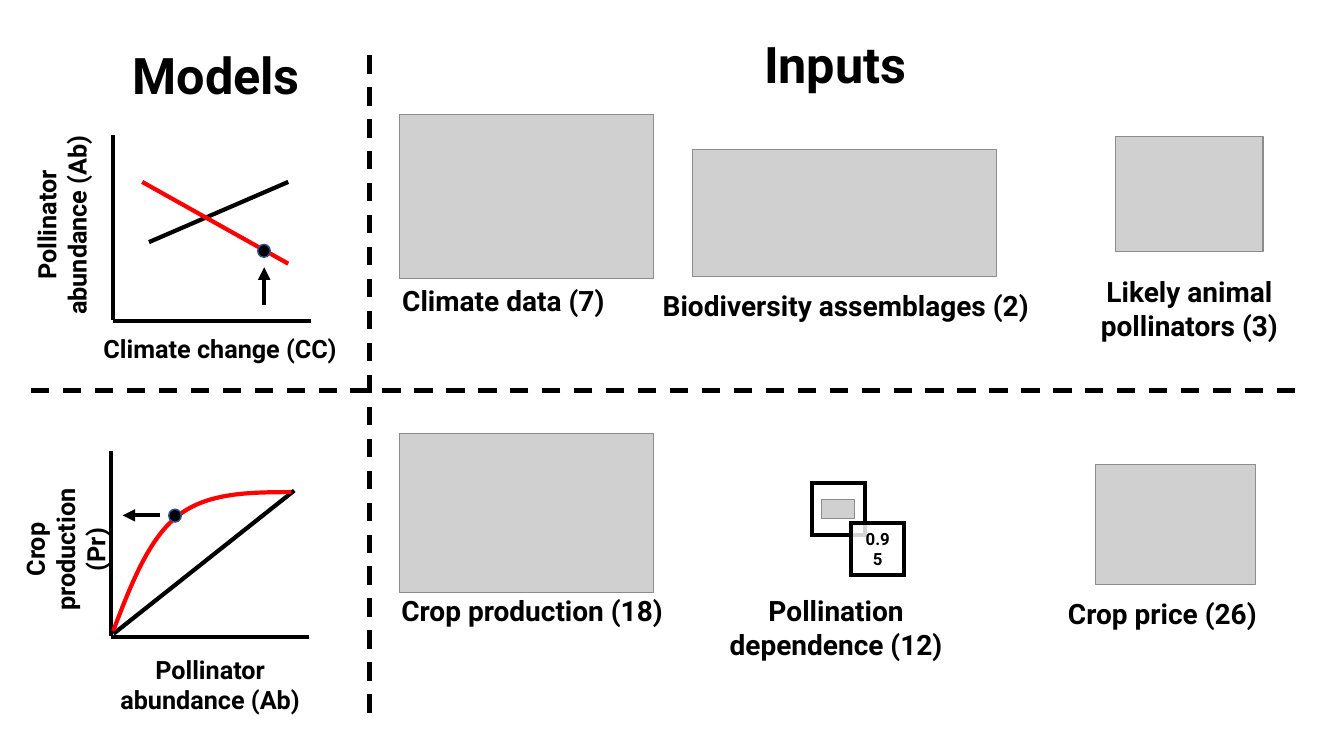
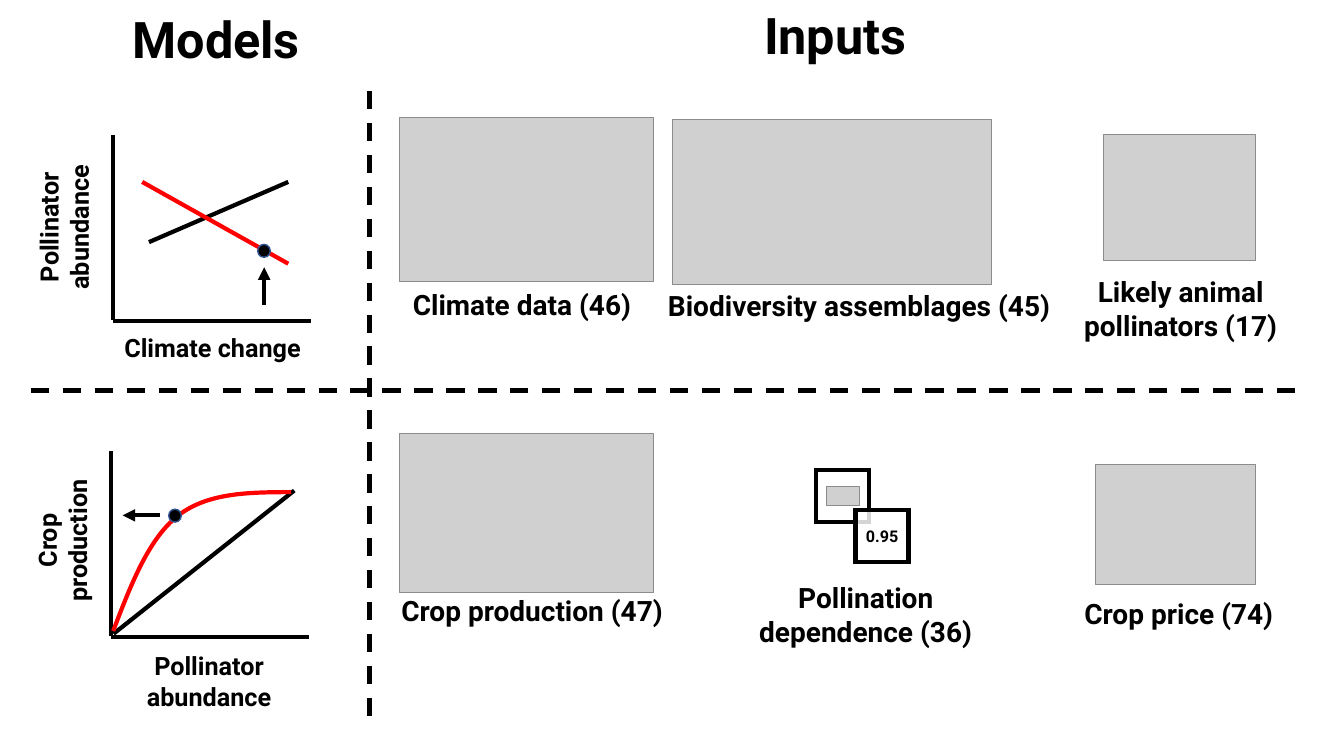
Before and after one commit to Joemillard/key_tropical_crops_at_risk_from_pollinator_loss, a slide deck: slide 1 of outputs/Figures/crop_poll_risk_schematic.pptx. Drawn at 1344x756 pixels with LibreOffice and Linux fonts; fonts in the diff are those of the drawing; grey boxes stand for pictures. Boxes give left, top, right and bottom in pixels: in the first picture for what was removed or moved away, otherwise in the second. Text is boxed around its words. In the diff, an @@ line names an element or a change of style, - is before the commit and + after.

```diff
--- a/outputs/Figures/crop_poll_risk_schematic.pptx
+++ b/outputs/Figures/crop_poll_risk_schematic.pptx
@@ text "Models": place and size @@
-text "Models" at box(132, 56, 299, 95)
+text "Models" at box(132, 20, 299, 59)
@@ text "Inputs": place and size @@
-text "Inputs" at box(764, 47, 906, 94)
+text "Inputs" at box(764, 18, 906, 65)
@@ line moved from (369, 55) - (369, 719) to (369, 91) - (369, 719) @@
@@ picture: place and size @@
-picture at box(399, 114, 653, 278)
+picture at box(399, 118, 653, 282)
@@ picture: place and size @@
-picture at box(693, 149, 996, 276)
+picture at box(673, 120, 991, 284)
@@ picture: place and size @@
-picture at box(1116, 136, 1263, 252)
+picture at box(1104, 135, 1256, 261)
@@ text at box(32, 178, 95, 285): text changed @@
-Pollinator abundance (Ab)
+Pollinator abundance
@@ text at box(413, 293, 631, 321): text changed @@
-Climate data (7)
+Climate data (46)
@@ text at box(668, 294, 1050, 322): text changed @@
-Biodiversity assemblages (2)
+Biodiversity assemblages (45)
@@ text at box(1084, 281, 1277, 342): text changed @@
-Likely animal pollinators (3)
+Likely animal pollinators (17)
@@ text at box(124, 338, 301, 363): text changed @@
-Climate change (CC)
+Climate change
@@ 2 rectangles, 1 picture: place and size @@
-2 rectangles, 1 picture at box(812, 483, 904, 575)
+2 rectangles, 1 picture at box(817, 470, 909, 562)
@@ text at box(30, 491, 94, 597): text changed @@
-Crop production (Pr)
+Crop production
@@ rectangle "0.95" at box(856, 510, 909, 562): size 12 to 11.5 pt @@
@@ text at box(401, 599, 663, 627): text changed @@
-Crop production (18)
+Crop production (47)
@@ text at box(759, 587, 972, 648): text changed @@
-Pollination dependence (12)
+Pollination dependence (36)
@@ text at box(1084, 602, 1273, 630): text changed @@
-Crop price (26)
+Crop price (74)
@@ text at box(147, 656, 271, 707): text changed @@
-Pollinator abundance (Ab)
+Pollinator abundance
```
Also in this commit, not shown: 2 other files.
